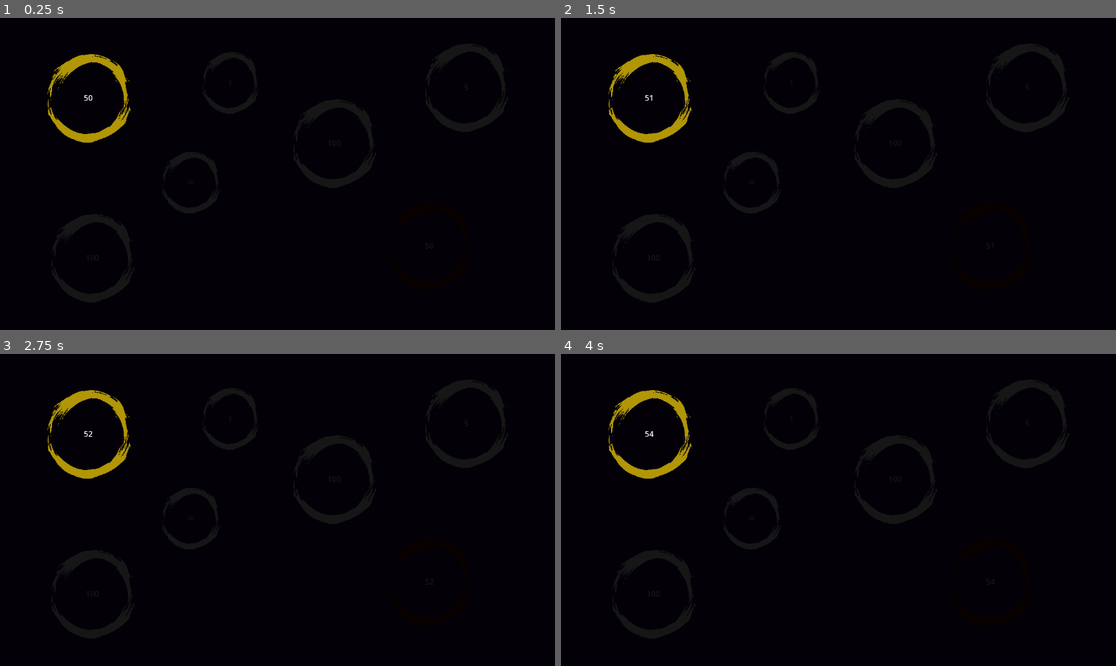
Above: before the commit, frames 1-4 (two rows, left to right).
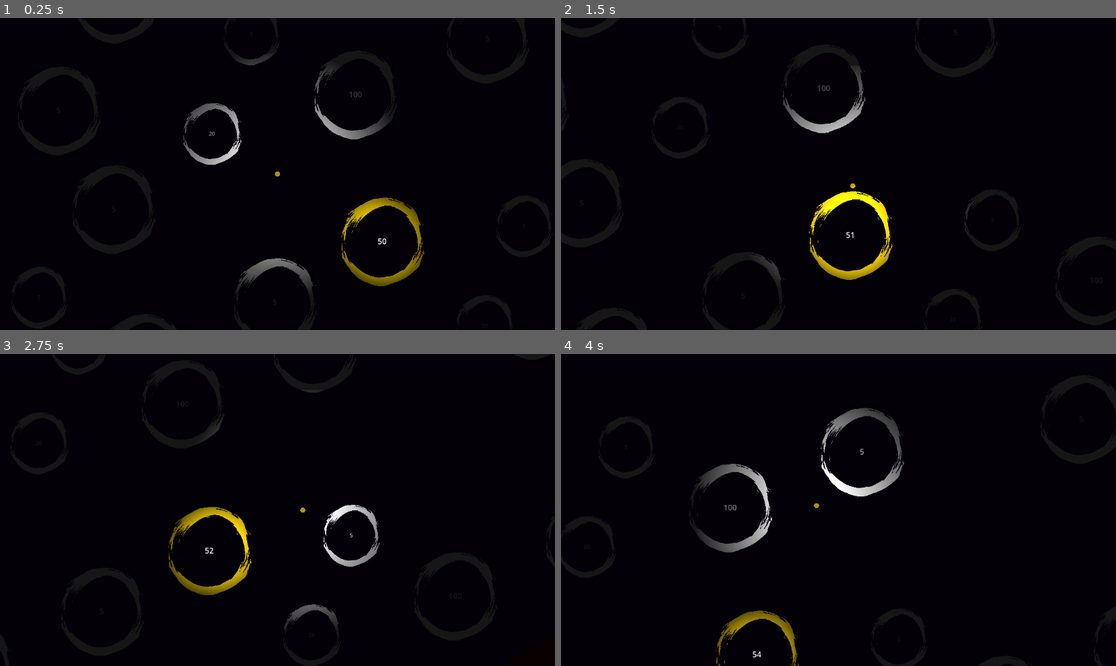
Above: after the commit, the same moments.

Repository: FabienSchmitt/Symbiosis
Game: Godot game, scene res://scenes/main_cells.tscn
Two runs of this game, one before a commit and one after it. Both use one fixed random seed, a clock stepped at 60 frames per second and the inputs below.
Inputs (mouse positions are in pixels of both pictures, inside the frame that each line leads up to):
- Up to frame 1 (0.25 s): no input
- Up to frame 2 (1.5 s): tap Enter at 0.5 s; move the mouse to (649, 99) at 0.52 s; hold Right (right, bound only after the commit) 0.53-1.28 s; click (649, 99) at 0.67 s; move the mouse to (993, 245) at 1.27 s; hold S (down, bound only after the commit) from 1.28 s (still down); click (993, 245) at 1.42 s
- Up to frame 3 (2.75 s): move the mouse to (94, 594) at 2.02 s; release S (down, bound only after the commit) at 2.03 s; hold Right (right, bound only after the commit) from 2.03 s (still down); click (94, 594) at 2.17 s
- Up to frame 4 (4 s): move the mouse to (1027, 422) at 2.77 s; release Right (right, bound only after the commit) at 2.78 s; hold Up (up, bound only after the commit) 2.78-3.53 s; click (1027, 422) at 2.92 s; move the mouse to (794, 419) at 3.52 s; hold Left (left, bound only after the commit) from 3.53 s (still down); click (794, 419) at 3.67 s

The runs differ from the first frame. In frame 1, 3.8% of the frame differs, in the area x 8-77%, y 11-89%; in frame 2, 3.0%; in frame 3, 3.0%; in frame 4, 3.6%.

Commit message:
advance on cells

Diff:
--- a/project.godot
+++ b/project.godot
@@ -20,6 +20,33 @@
 Globals="*res://scripts/globals.gd"
 GameManager="*res://scripts/game_manager.gd"
 
+[input]
+
+left={
+"deadzone": 0.2,
+"events": [Object(InputEventKey,"resource_local_to_scene":false,"resource_name":"","device":-1,"window_id":0,"alt_pressed":false,"shift_pressed":false,"ctrl_pressed":false,"meta_pressed":false,"pressed":false,"keycode":0,"physical_keycode":4194319,"key_label":0,"unicode":0,"location":0,"echo":false,"script":null)
+, Object(InputEventKey,"resource_local_to_scene":false,"resource_name":"","device":-1,"window_id":0,"alt_pressed":false,"shift_pressed":false,"ctrl_pressed":false,"meta_pressed":false,"pressed":false,"keycode":0,"physical_keycode":65,"key_label":0,"unicode":97,"location":0,"echo":false,"script":null)
+]
+}
+right={
+"deadzone": 0.2,
+"events": [Object(InputEventKey,"resource_local_to_scene":false,"resource_name":"","device":-1,"window_id":0,"alt_pressed":false,"shift_pressed":false,"ctrl_pressed":false,"meta_pressed":false,"pressed":false,"keycode":0,"physical_keycode":4194321,"key_label":0,"unicode":0,"location":0,"echo":false,"script":null)
+, Object(InputEventKey,"resource_local_to_scene":false,"resource_name":"","device":-1,"window_id":0,"alt_pressed":false,"shift_pressed":false,"ctrl_pressed":false,"meta_pressed":false,"pressed":false,"keycode":0,"physical_keycode":68,"key_label":0,"unicode":100,"location":0,"echo":false,"script":null)
+]
+}
+up={
+"deadzone": 0.2,
+"events": [Object(InputEventKey,"resource_local_to_scene":false,"resource_name":"","device":-1,"window_id":0,"alt_pressed":false,"shift_pressed":false,"ctrl_pressed":false,"meta_pressed":false,"pressed":false,"keycode":0,"physical_keycode":4194320,"key_label":0,"unicode":0,"location":0,"echo":false,"script":null)
+, Object(InputEventKey,"resource_local_to_scene":false,"resource_name":"","device":-1,"window_id":0,"alt_pressed":false,"shift_pressed":false,"ctrl_pressed":false,"meta_pressed":false,"pressed":false,"keycode":0,"physical_keycode":87,"key_label":0,"unicode":119,"location":0,"echo":false,"script":null)
+]
+}
+down={
+"deadzone": 0.2,
+"events": [Object(InputEventKey,"resource_local_to_scene":false,"resource_name":"","device":-1,"window_id":0,"alt_pressed":false,"shift_pressed":false,"ctrl_pressed":false,"meta_pressed":false,"pressed":false,"keycode":0,"physical_keycode":83,"key_label":0,"unicode":115,"location":0,"echo":false,"script":null)
+, Object(InputEventKey,"resource_local_to_scene":false,"resource_name":"","device":-1,"window_id":0,"alt_pressed":false,"shift_pressed":false,"ctrl_pressed":false,"meta_pressed":false,"pressed":false,"keycode":0,"physical_keycode":4194322,"key_label":0,"unicode":0,"location":0,"echo":false,"script":null)
+]
+}
+
 [rendering]
 
 renderer/rendering_method="gl_compatibility"
--- a/scenes/cell.tscn
+++ b/scenes/cell.tscn
@@ -1,13 +1,22 @@
-[gd_scene load_steps=7 format=3 uid="uid://ctyvsgmd4ayj"]
+[gd_scene load_steps=8 format=3 uid="uid://ctyvsgmd4ayj"]
 
 [ext_resource type="Script" uid="uid://7nt38xyupsuo" path="res://scripts/cell.gd" id="1_gwrgs"]
 [ext_resource type="Texture2D" uid="uid://7qv6vbxpga2s" path="res://assets/sprites/big_drawn_circle.png" id="1_yh0nt"]
 [ext_resource type="Resource" uid="uid://bqndbj2j1hor7" path="res://resources/species/white.tres" id="2_ds1sf"]
 [ext_resource type="Texture2D" uid="uid://dyj5co0cv8qvs" path="res://assets/sprites/circle.png" id="3_nm02e"]
-[ext_resource type="Texture2D" uid="uid://n75b2avmlbm1" path="res://assets/sprites/white_circle.png" id="4_ecwuj"]
 
 [sub_resource type="CircleShape2D" id="CircleShape2D_gwrgs"]
 radius = 84.66
+
+[sub_resource type="Gradient" id="Gradient_ds1sf"]
+offsets = PackedFloat32Array(0.42666668, 0.8)
+colors = PackedColorArray(1, 1, 1, 1, 0, 0, 0, 1)
+
+[sub_resource type="GradientTexture2D" id="GradientTexture2D_ecwuj"]
+gradient = SubResource("Gradient_ds1sf")
+fill = 1
+fill_from = Vector2(0.5, 0.5)
+fill_to = Vector2(0.95, 0.95)
 
 [node name="Cell" type="Area2D"]
 script = ExtResource("1_gwrgs")
@@ -45,5 +54,12 @@
 [node name="PointLight2D" type="PointLight2D" parent="."]
 unique_name_in_owner = true
 position = Vector2(1, -1)
-scale = Vector2(0.25411522, 0.1600006)
-texture = ExtResource("4_ecwuj")
+scale = Vector2(3.5, 3.5)
+shadow_color = Color(0, 0.8566793, 0, 1)
+texture = SubResource("GradientTexture2D_ecwuj")
+
+[node name="StaticBody2D" type="StaticBody2D" parent="."]
+
+[node name="CollisionShape2D2" type="CollisionShape2D" parent="StaticBody2D"]
+rotation = -0.01860404
+shape = SubResource("CircleShape2D_gwrgs")
--- a/scenes/main_cells.tscn
+++ b/scenes/main_cells.tscn
@@ -1,10 +1,11 @@
-[gd_scene load_steps=9 format=3 uid="uid://b2c07qm7jmqod"]
+[gd_scene load_steps=10 format=3 uid="uid://b2c07qm7jmqod"]
 
 [ext_resource type="PackedScene" uid="uid://ctyvsgmd4ayj" path="res://scenes/cell.tscn" id="1_0303c"]
 [ext_resource type="Script" uid="uid://cwfefxc7trmo2" path="res://scripts/main_cells.gd" id="1_m2aax"]
 [ext_resource type="Resource" uid="uid://cqhufkus3gt3p" path="res://resources/species/red.tres" id="3_j0jj5"]
 [ext_resource type="Resource" uid="uid://b2l64oqp8lfh1" path="res://resources/species/yellow.tres" id="3_m2aax"]
 [ext_resource type="Script" uid="uid://d2yabqdwsnv7w" path="res://scripts/flow_field_manager.gd" id="5_m2aax"]
+[ext_resource type="PackedScene" uid="uid://bs8dcajfotm12" path="res://scenes/queen_player.tscn" id="6_m2aax"]
 
 [sub_resource type="ShaderMaterial" id="ShaderMaterial_d43la"]
 
@@ -19,33 +20,80 @@
 background_color = Color(0.010988503, 1.0066848e-05, 0.030347817, 1)
 
 [node name="Cell" parent="." groups=["cells"] instance=ExtResource("1_0303c")]
-position = Vector2(185, 167)
+position = Vector2(890.9999, 600)
 size = 50
 species = ExtResource("3_m2aax")
 
 [node name="Cell2" parent="." groups=["cells"] instance=ExtResource("1_0303c")]
-position = Vector2(893, 474)
+position = Vector2(1686, 1036)
+scale = Vector2(3, 3)
 size = 50
 species = ExtResource("3_j0jj5")
 
 [node name="Cell5" parent="." groups=["cells"] instance=ExtResource("1_0303c")]
-position = Vector2(193, 499)
-size = 100
+position = Vector2(898.9999, 932)
 
 [node name="Cell6" parent="." groups=["cells"] instance=ExtResource("1_0303c")]
-position = Vector2(969, 145)
+position = Vector2(1674.9999, 578)
 
 [node name="Cell7" parent="." groups=["cells"] instance=ExtResource("1_0303c")]
-position = Vector2(479, 135)
+position = Vector2(1184.9999, 568)
 scale = Vector2(0.67980236, 0.7)
 
 [node name="Cell3" parent="." groups=["cells"] instance=ExtResource("1_0303c")]
-position = Vector2(397, 342)
+position = Vector2(1102.9998, 775)
 scale = Vector2(0.7, 0.7)
-size = 40
+size = 20
 
 [node name="Cell4" parent="." groups=["cells"] instance=ExtResource("1_0303c")]
-position = Vector2(695, 261)
+position = Vector2(1400.9999, 694)
+size = 100
+
+[node name="Cell8" parent="." groups=["cells"] instance=ExtResource("1_0303c")]
+position = Vector2(332.99988, 533)
+
+[node name="Cell9" parent="." groups=["cells"] instance=ExtResource("1_0303c")]
+position = Vector2(1108.9999, 179)
+
+[node name="Cell10" parent="." groups=["cells"] instance=ExtResource("1_0303c")]
+position = Vector2(618.9999, 169)
+scale = Vector2(0.67980236, 0.7)
+
+[node name="Cell11" parent="." groups=["cells"] instance=ExtResource("1_0303c")]
+position = Vector2(536.9999, 376)
+scale = Vector2(0.7, 0.7)
+size = 20
+
+[node name="Cell12" parent="." groups=["cells"] instance=ExtResource("1_0303c")]
+position = Vector2(834.9999, 295)
+size = 100
+
+[node name="Cell13" parent="." groups=["cells"] instance=ExtResource("1_0303c")]
+position = Vector2(575.9999, 1012)
+
+[node name="Cell18" parent="." groups=["cells"] instance=ExtResource("1_0303c")]
+position = Vector2(218.99988, 328)
+
+[node name="Cell19" parent="." groups=["cells"] instance=ExtResource("1_0303c")]
+position = Vector2(336.99988, 96)
+
+[node name="Cell20" parent="." groups=["cells"] instance=ExtResource("1_0303c")]
+position = Vector2(1563.9999, 111)
+
+[node name="Cell14" parent="." groups=["cells"] instance=ExtResource("1_0303c")]
+position = Vector2(667.9999, 726)
+
+[node name="Cell15" parent="." groups=["cells"] instance=ExtResource("1_0303c")]
+position = Vector2(177.99988, 716)
+scale = Vector2(0.67980236, 0.7)
+
+[node name="Cell16" parent="." groups=["cells"] instance=ExtResource("1_0303c")]
+position = Vector2(95.99994, 923)
+scale = Vector2(0.7, 0.7)
+size = 20
+
+[node name="Cell17" parent="." groups=["cells"] instance=ExtResource("1_0303c")]
+position = Vector2(393.99988, 842)
 size = 100
 
 [node name="SwarmMeshInstance" type="MultiMeshInstance2D" parent="."]
@@ -57,9 +105,12 @@
 unique_name_in_owner = true
 position = Vector2(1, -1)
 script = ExtResource("5_m2aax")
-field_size = Vector2i(23, 13)
+field_size = Vector2i(50, 50)
 cell_size = 50.0
 obstacle_weight = 2
 
 [node name="CanvasModulate" type="CanvasModulate" parent="."]
 color = Color(0.0885599, 0.0885599, 0.0885599, 1)
+
+[node name="QueenPlayer" parent="." instance=ExtResource("6_m2aax")]
+position = Vector2(672, 459)
--- a/scenes/particule.tscn
+++ b/scenes/particule.tscn
@@ -8,6 +8,15 @@
 [sub_resource type="Curve" id="Curve_aqt20"]
 _data = [Vector2(0, 0.44943827), 0.0, 0.0, 0, 0, Vector2(0.40217394, 1), 0.0, 0.0, 0, 0, Vector2(0.5978261, 1), 0.0, 0.0, 0, 0, Vector2(1, 0.48314613), 0.0, 0.0, 0, 0]
 point_count = 4
+
+[sub_resource type="Gradient" id="Gradient_aqt20"]
+offsets = PackedFloat32Array(0.18666667, 0.7133333)
+colors = PackedColorArray(1, 1, 1, 1, 0, 0, 0, 1)
+
+[sub_resource type="GradientTexture2D" id="GradientTexture2D_1c1s6"]
+gradient = SubResource("Gradient_aqt20")
+fill = 1
+fill_from = Vector2(0.49532712, 0.49532712)
 
 [node name="Particule" type="Area2D"]
 material = SubResource("ShaderMaterial_1c1s6")
@@ -23,3 +32,6 @@
 [node name="CollisionPolygon2D" type="CollisionPolygon2D" parent="."]
 scale = Vector2(0.075, 0.1)
 polygon = PackedVector2Array(31, 16.400002, 1, -32, -0.20000076, -32, -2, -31.5, -2, -29.5, -32, 20.8, -32, 32, 32, 32, 32, 22.599998, 31, 19)
+
+[node name="PointLight2D" type="PointLight2D" parent="."]
+texture = SubResource("GradientTexture2D_1c1s6")
--- /dev/null
+++ b/scenes/queen_player.tscn
@@ -0,0 +1,35 @@
+[gd_scene load_steps=6 format=3 uid="uid://bs8dcajfotm12"]
+
+[ext_resource type="Texture2D" uid="uid://n75b2avmlbm1" path="res://assets/sprites/white_circle.png" id="1_f03vj"]
+[ext_resource type="Script" uid="uid://b048057jqyxba" path="res://scripts/queen_player.gd" id="1_kqwfe"]
+
+[sub_resource type="CircleShape2D" id="CircleShape2D_kqwfe"]
+radius = 4.0
+
+[sub_resource type="Gradient" id="Gradient_742hs"]
+offsets = PackedFloat32Array(0.16, 0.97333336)
+colors = PackedColorArray(1, 1, 1, 1, 0, 0, 0, 1)
+
+[sub_resource type="GradientTexture2D" id="GradientTexture2D_c2hiq"]
+gradient = SubResource("Gradient_742hs")
+width = 500
+height = 500
+fill = 1
+fill_from = Vector2(0.5, 0.5)
+fill_to = Vector2(0.87383175, 0.89252335)
+
+[node name="QueenPlayer" type="CharacterBody2D"]
+script = ExtResource("1_kqwfe")
+
+[node name="Camera2D" type="Camera2D" parent="."]
+position_smoothing_enabled = true
+
+[node name="WhiteCircle" type="Sprite2D" parent="."]
+scale = Vector2(0.008, 0.008)
+texture = ExtResource("1_f03vj")
+
+[node name="CollisionShape2D" type="CollisionShape2D" parent="."]
+shape = SubResource("CircleShape2D_kqwfe")
+
+[node name="PointLight2D" type="PointLight2D" parent="."]
+texture = SubResource("GradientTexture2D_c2hiq")
--- a/scripts/cell.gd
+++ b/scripts/cell.gd
@@ -28,8 +28,8 @@
 	# _circle.material = _circle.material.duplicate()
 	# set_shader()
 
-	print("player data : ",  GameManager.player_data.species.color)
 	_light.enabled = GameManager.player_data.species == species
+	# _light.energy = 2.0 if GameManager.player_data.species == species else 0.4
 
 func _process(delta: float) -> void:
 	if (size >= max_size) : return
--- /dev/null
+++ b/scripts/queen_player.gd
@@ -0,0 +1,17 @@
+extends CharacterBody2D
+
+@export var speed: float = 300
+
+@onready var _sprite = $WhiteCircle
+
+func _ready():
+    _sprite.modulate = GameManager.player_data.species.color
+
+func _physics_process(delta):
+    var direction = Vector2.ZERO
+    direction.x = Input.get_action_strength("right") - Input.get_action_strength("left")
+    direction.y = Input.get_action_strength("down") - Input.get_action_strength("up")
+    var target_velocity = direction.normalized() * speed
+
+    velocity = velocity.lerp(target_velocity, 10 * delta)
+    move_and_slide()
Not shown: 1 places in scenes/particule.tscn that only renumber resources
Not shown, added: scripts/queen_player.gd.uid
